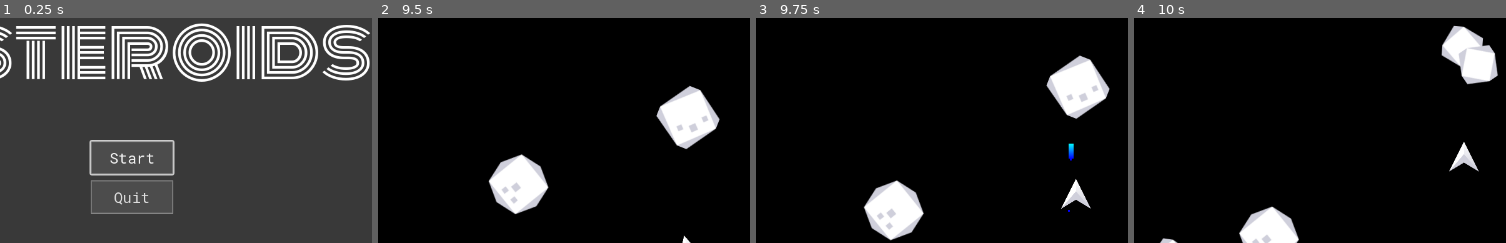
Above: before the commit, frames 1-4 (left to right).
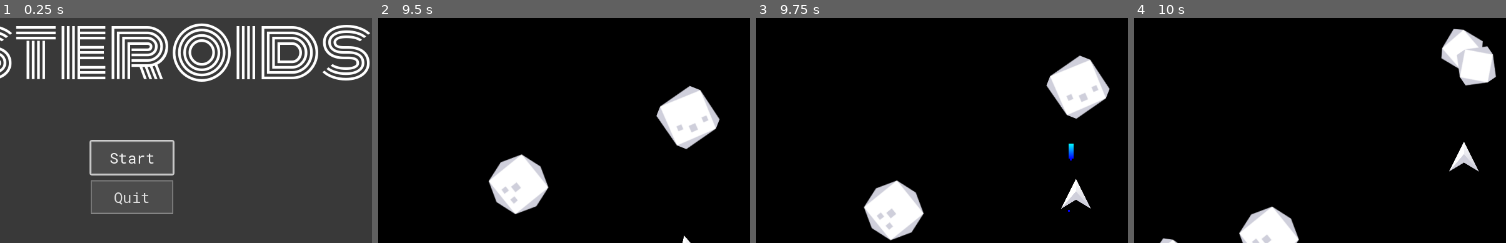
Above: after the commit, the same moments.

Repository: cdhumphreys/asteroids-godot
Game: Godot game, scene res://scenes/game.tscn
Two runs of this game, one before a commit and one after it. Both use one fixed random seed, a clock stepped at 60 frames per second and the inputs below.
Inputs:
- Up to frame 1 (0.25 s): no input
- Up to frame 2 (9.5 s): click "Start" at 0.5 s; tap Enter at 1.25 s; hold A (rotate_anticlockwise) 1.28-2.03 s; hold S (thrust_backward) from 1.28 s (still down); tap D (rotate_clockwise) at 2.1, 6.6 s; hold Space (shoot) 2.78-3.53 s; tap A (rotate_anticlockwise) at 3.6, 8.1 s; hold D (rotate_clockwise) 4.28-5.03 s; tap Space (shoot) at 5.1 s; hold A (rotate_anticlockwise) 5.78-6.53 s; hold Space (shoot) 7.28-8.03 s; hold D (rotate_clockwise) from 8.78 s (still down)
- Up to frame 3 (9.75 s): keep holding S (thrust_backward); release D (rotate_clockwise) at 9.53 s; tap Space (shoot) at 9.6 s
- Up to frame 4 (10 s): keep holding S (thrust_backward)
The pictures show only the part of the screen within x 35-85%, y 31-81%; the shares and areas given below are measured in that part.

Frames 1-3 are identical in both runs. In frame 4, 0.9% of the frame differs, in the area x 82-98%, y 3-31%.

Commit message:
Fixing warnings

Diff:
--- a/globals/utils.gd
+++ b/globals/utils.gd
@@ -5,22 +5,17 @@
 
 
 func keep_body_in_screen_bounds(pos: Vector2, screen_rect: Rect2, width = 0, height = 0) -> Vector2:
-	var was_corrected = false
 	var screen_width = screen_rect.size.x
 	var screen_height = screen_rect.size.y
 
 	if pos.y - height > screen_height:
-		was_corrected = true
 		pos.y = -height
 	elif pos.y + height < 0:
-		was_corrected = true
 		pos.y = screen_height + height
 
 	if pos.x - width > screen_width:
-		was_corrected = true
 		pos.x = -width
 	elif pos.x + width < 0:
-		was_corrected = true
 		pos.x = screen_width + width
 
 	return pos
--- a/scripts/asteroid.gd
+++ b/scripts/asteroid.gd
@@ -39,19 +39,19 @@
 	EventBus.asteroid_hit.emit(self)
 
 	if stats.size == Enums.AsteroidSize.SMALL:
-		queue_free()
+		queue_free.call_deferred()
 	elif stats.size == Enums.AsteroidSize.LARGE:
 		_split_into_smaller()
-		queue_free()
+		queue_free.call_deferred()
 
 func _split_into_smaller():
 	var parent_node = get_parent()
 	for i in range(2):
 		var new_asteroid: Asteroid = small_asteroid_scene.instantiate()
 		new_asteroid.stats = small_asteroid_stat
-		parent_node.add_child(new_asteroid)
 		new_asteroid.global_position = global_position
 		new_asteroid.rotation = rotation + randf_range(-PI/4, PI/4)
+		parent_node.add_child.call_deferred(new_asteroid)
 
 
 func _on_area_entered(area: Area2D) -> void:
--- a/scripts/game.gd
+++ b/scripts/game.gd
@@ -61,13 +61,13 @@
 
 func _remove_bullets():
 	for child in bullets_container.get_children():
-		bullets_container.remove_child(child)
+		bullets_container.remove_child.call_deferred(child)
 		child.queue_free.call_deferred()
 
 
 func _remove_asteroids():
 	for child in asteroids_container.get_children():
-		asteroids_container.remove_child(child)
+		asteroids_container.remove_child.call_deferred(child)
 		child.queue_free.call_deferred()
 
 
